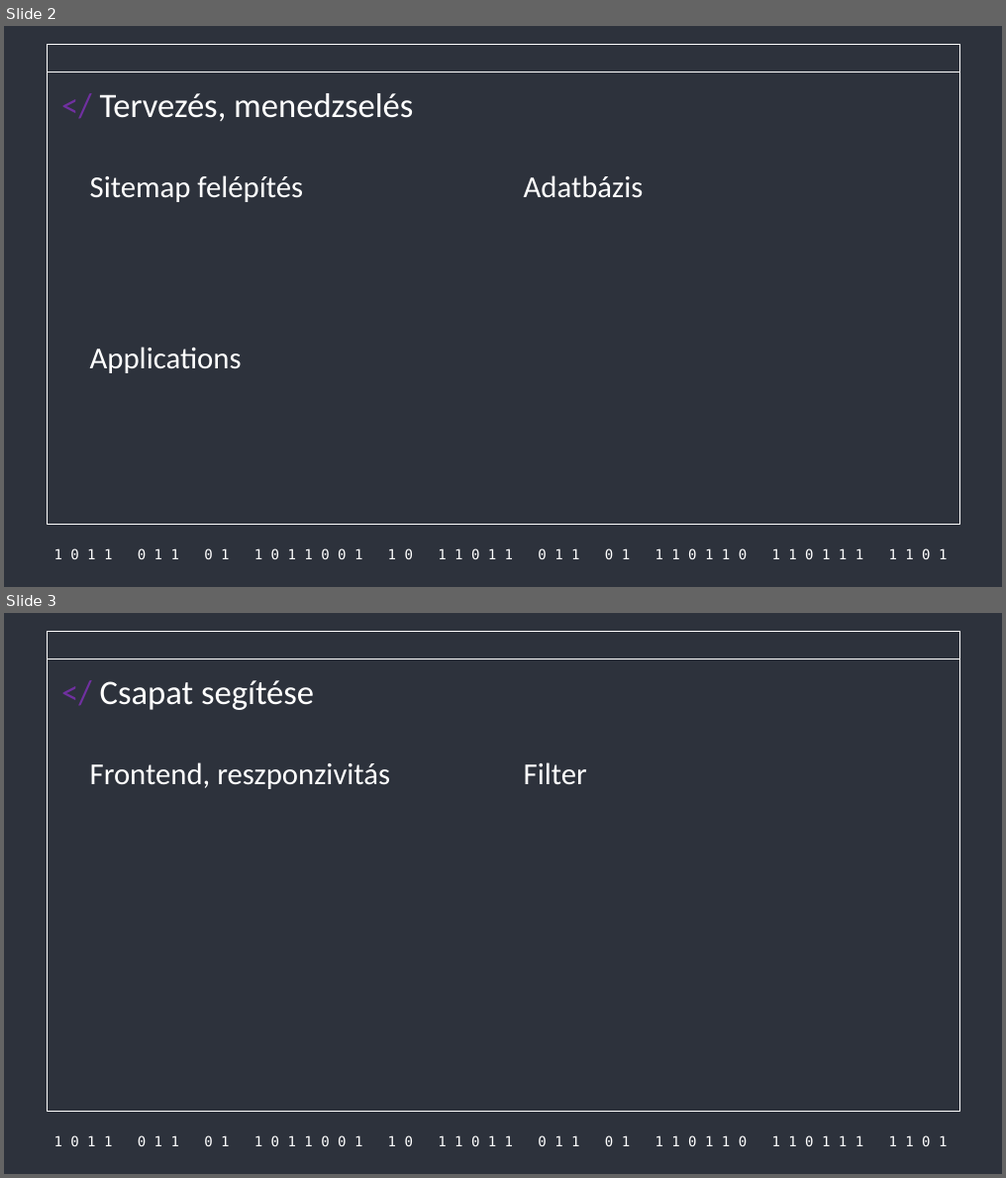
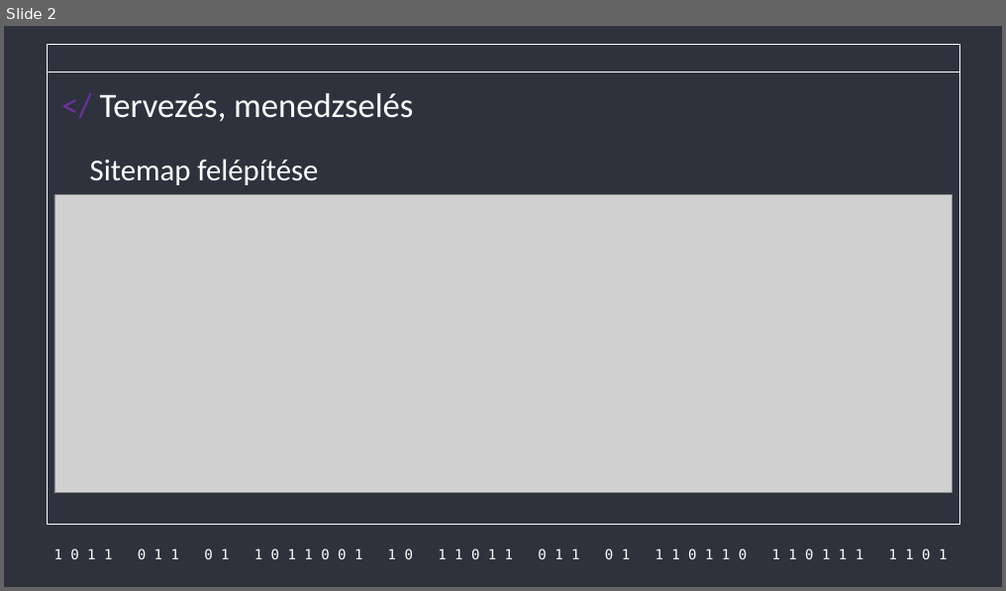
Before and after one commit to Acsilaa/dusza2024-25, a slide deck: gál része.pptx. Shown one above the other, each under a label of ours: slides 2 and 3 before the commit, slide 2 after it. The pictures are 1006x1178 and 1006x591 pixels, drawn with LibreOffice and Linux fonts; fonts in the diff are those of the drawing; grey boxes stand for pictures. Boxes give left, top, right and bottom in pixels: in the first picture for what was removed or moved away, otherwise in the second. Text is boxed around its words. In the diff, an @@ line names an element or a change of style, - is before the commit and + after.

```diff
--- a/gál része.pptx
+++ b/gál része.pptx
@@ slide 3 removed at (4, 613, 1002, 1174), background #2D323C; not listed: 3 template elements that a slide beside it also shows @@
@@ title removed at (100, 680, 314, 710) @@
-</ Csapat segítése
@@ title removed at (90, 762, 390, 789) @@
-Frontend, reszponzivitás
@@ title removed at (524, 762, 587, 784) @@
-Filter
@@ slide 2 changed as well @@
@@ title at (90, 159, 318, 185): text changed @@
-Sitemap felépítés
+Sitemap felépítése
@@ picture added at (54, 194, 951, 493) @@
@@ title removed at (524, 175, 644, 198) @@
-Adatbázis
@@ title removed at (90, 347, 242, 373) @@
-Applications
```
Also in this commit, not shown: 1 other slide changed, 5 slides added, 1 other slide removed.
